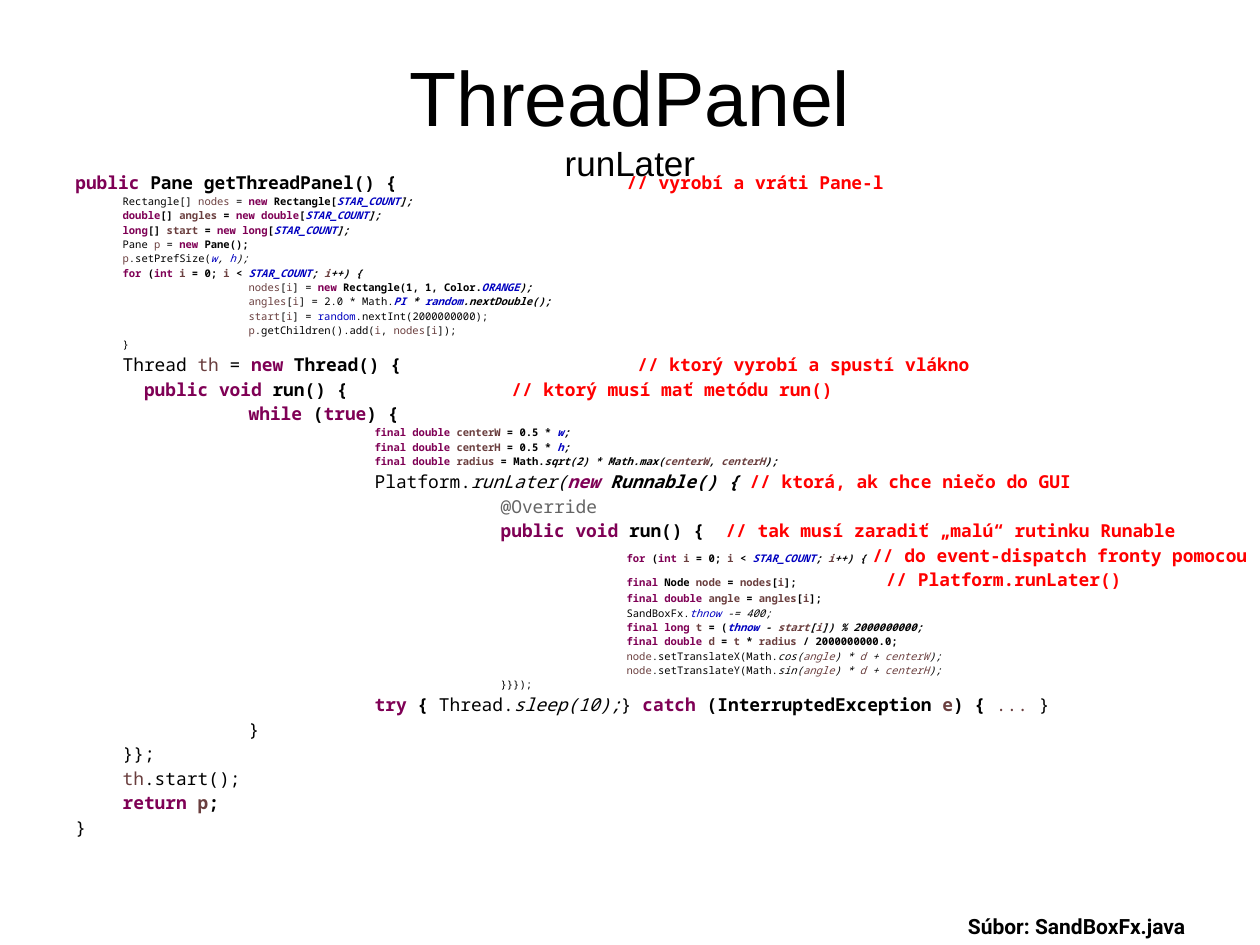
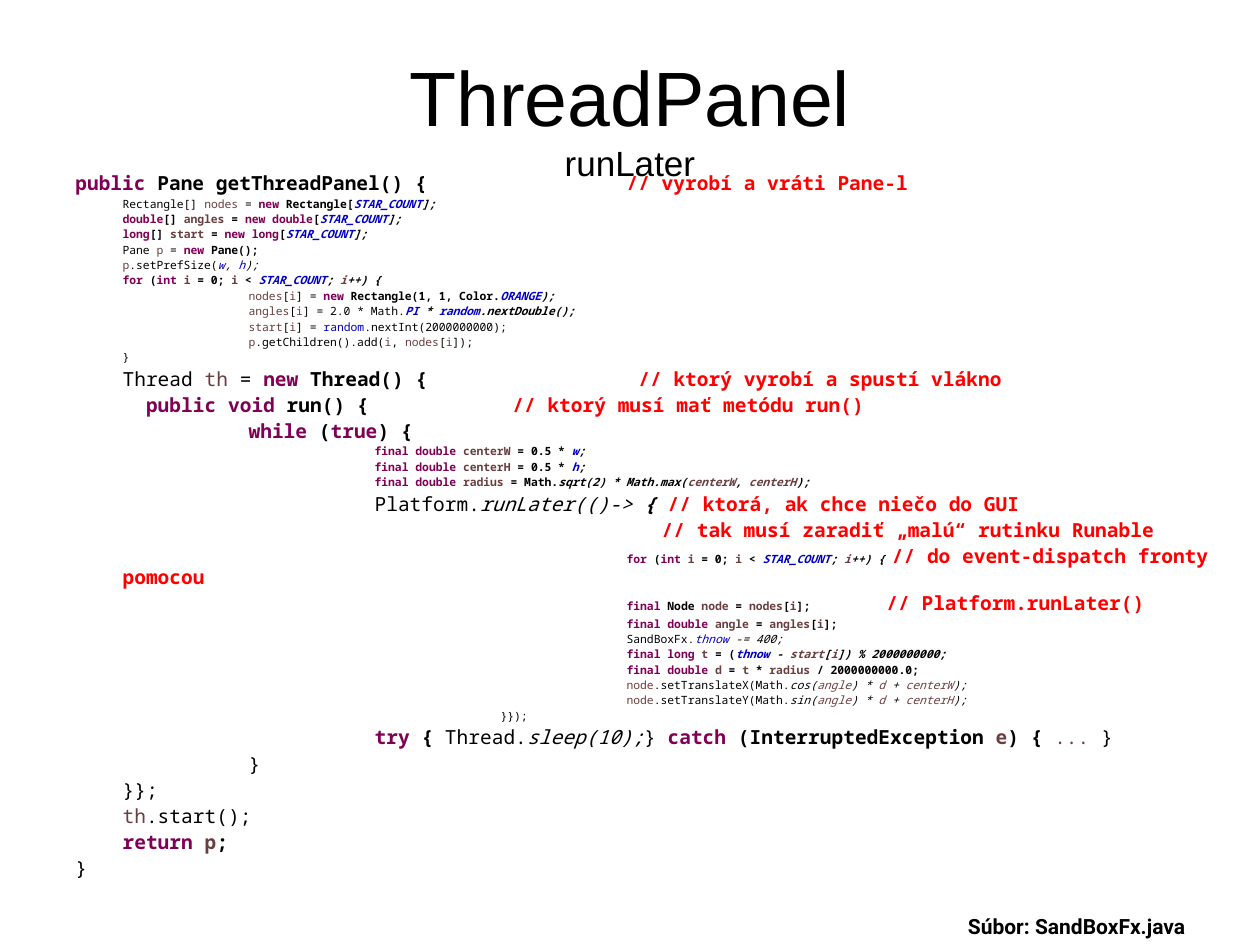
Before and after one commit to Programovanie4/Prednasky, a slide deck: slide 28 of 08/08_java.ppt (slide 29 before the commit). Drawn at 1260x945 pixels with LibreOffice and Linux fonts; fonts in the diff are those of the drawing. Boxes give left, top, right and bottom in pixels: in the first picture for what was removed or moved away, otherwise in the second. Text is boxed around its words. In the diff, an @@ line names an element or a change of style, - is before the commit and + after.

```diff
--- a/08/08_java.ppt
+++ b/08/08_java.ppt
@@ text at (123, 172, 1208, 749): text changed; size 6 to 6.5 pt @@
-}}});
+}});
@@ text at (123, 172, 1208, 749): size 10.2 to 11.1 pt in "public Pane getThreadPanel() { // vyrobí a ...", "Thread th = new Thread() { // ...", "public void run() { // ktorý musí ...", "while (true) {" and 8 more places; size 6 to 6.5 pt in "Rectangle[] nodes = new Rectangle[STAR_COUNT];", "double[] angles = new double[STAR_COUNT];", "long[] start = new long[STAR_COUNT];", "Pane p = new Pane();" and 18 more places @@
@@ text at (375, 496, 1154, 540): text changed; size 10.2 to 11.1 pt @@
-Platform.runLater(new Runnable() { // ktorá, ak chce niečo do GUI
-@Override
-public void run() { // tak musí zaradiť „malú“ rutinku Runable
+Platform.runLater(()-> { // ktorá, ak chce niečo do GUI
+// tak musí zaradiť „malú“ rutinku Runable
```
Also in this commit, not shown: 5 other slides changed, 1 slide removed, 3 other files.
